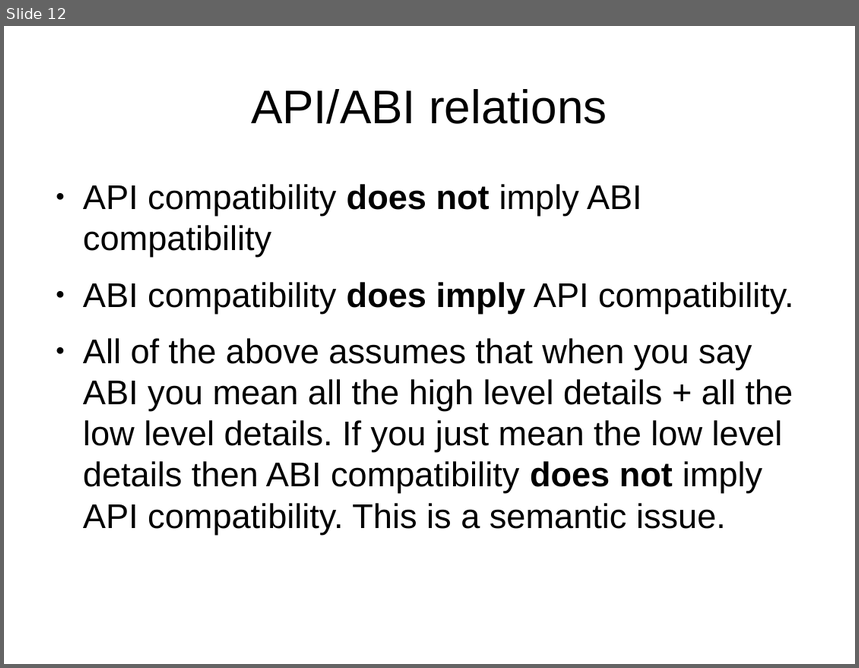
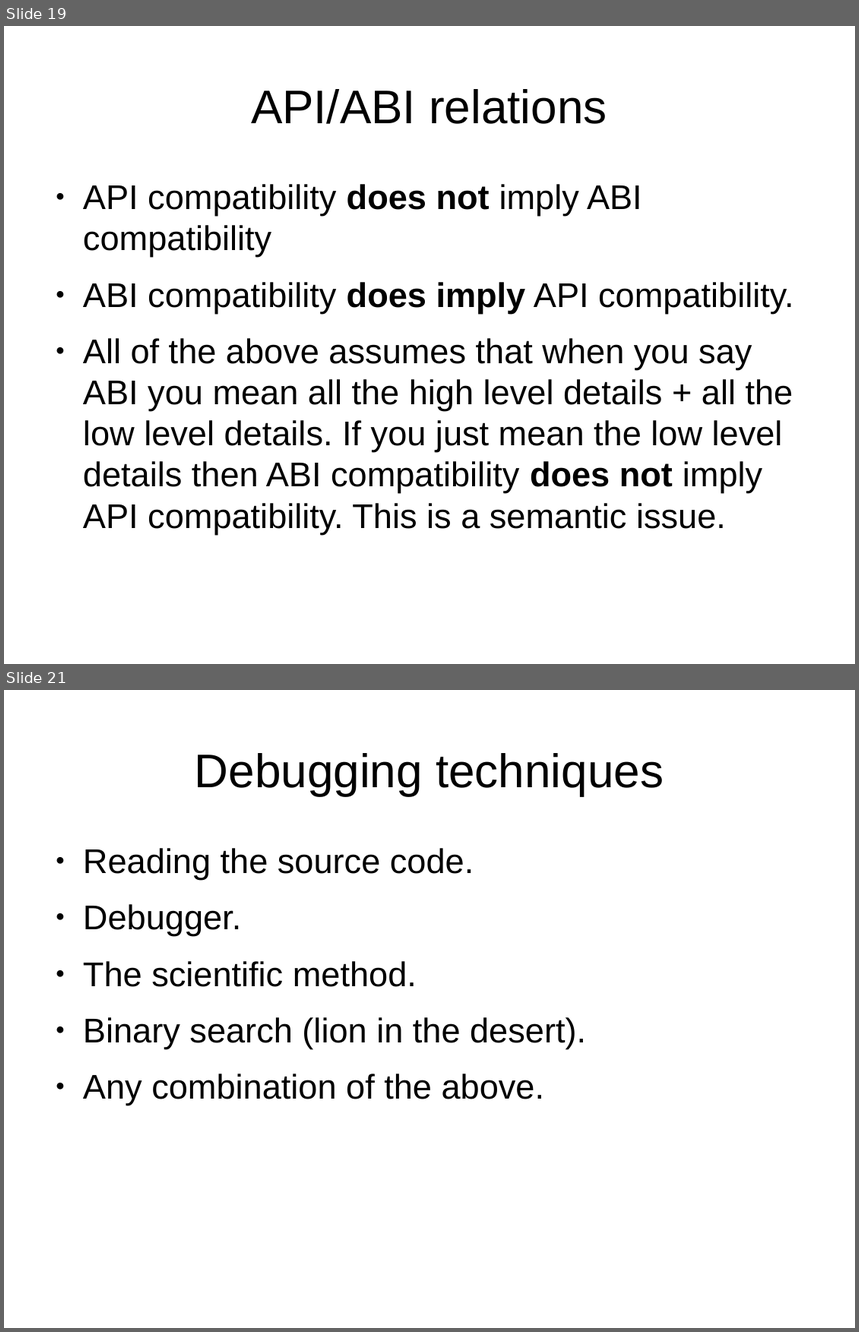
Before and after one commit to kalmuthu/slides, a slide deck: odp/gdb.odp. Shown one above the other, each under a label of ours: slide 12 before the commit, slides 19 and 21 after it; the slides between them are not shown. The pictures are 859x668 and 859x1332 pixels, drawn with LibreOffice and Linux fonts; fonts in the diff are those of the drawing. Boxes give left, top, right and bottom in pixels: in the first picture for what was removed or moved away, otherwise in the second. Text is boxed around its words. In the diff, an @@ line names an element or a change of style, - is before the commit and + after.

```diff
--- a/odp/gdb.odp
+++ b/odp/gdb.odp
@@ slide 21 added at (4,690,855,1328), background #FFFFFF @@
@@ title added at (195,753,664,796), 44 pt, text #000000 @@
+Debugging techniques
@@ text added at (83,848,586,1106), 32 pt, text #000000 @@
+● Reading the source code.
+● Debugger.
+● The scientific method.
+● Binary search (lion in the desert).
+● Any combination of the above.
@@ what was slide 12 is now slide 19 @@
```
Also in this commit, not shown: 5 slides changed, 10 other slides added, 1 slide removed.
